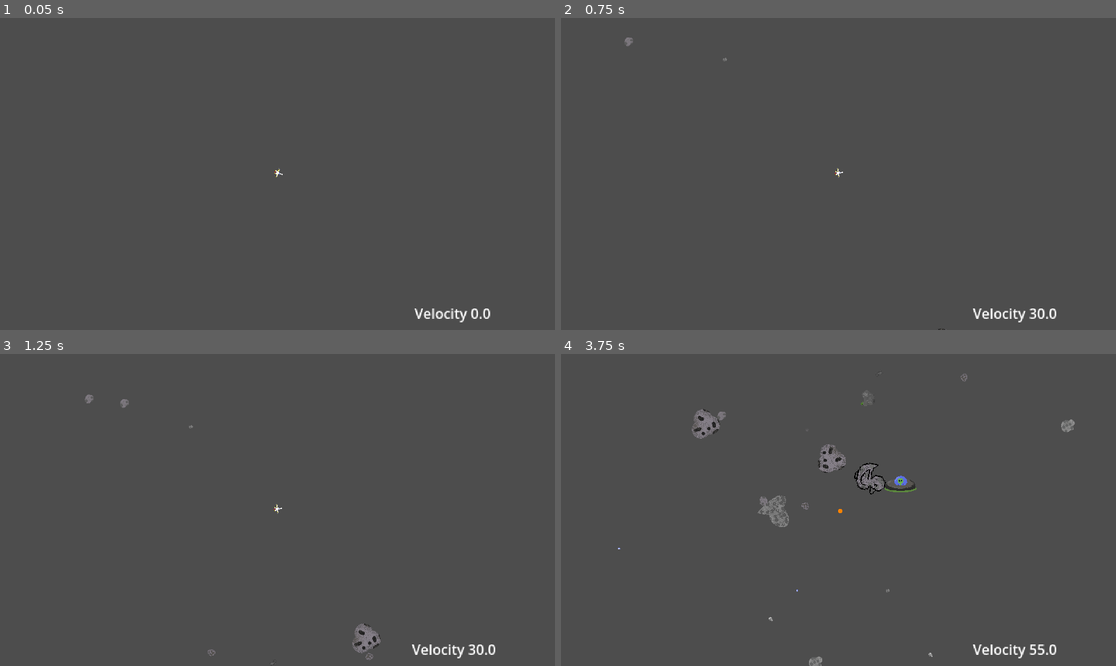
Above: before the commit, frames 1-4 (two rows, left to right).
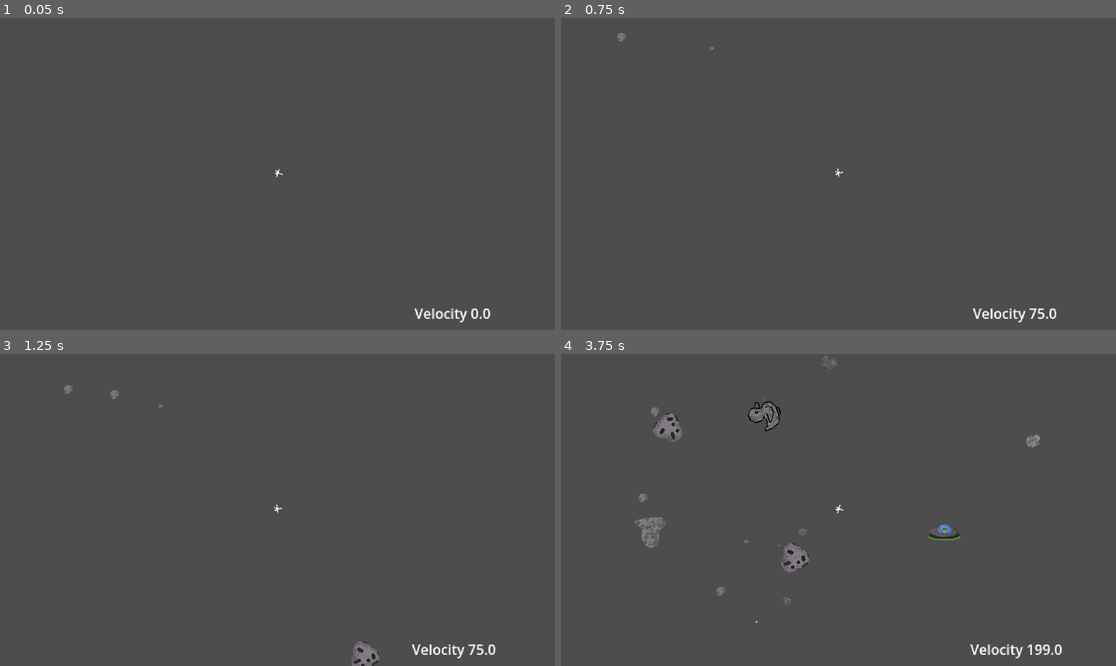
Above: after the commit, the same moments.

Repository: P3dr0-1702/final-reality
Game: Godot game, scene res://scenes/space.tscn
The game is run twice, just before and just after one commit, with the same random seed, the same clock (stepped at 60 frames per second) and the same inputs.
Inputs (mouse positions are in pixels of both pictures, inside the frame that each line leads up to):
- Up to frame 1 (0.05 s): no input
- Up to frame 2 (0.75 s): move the mouse to (960, 158) at 0.52 s; click (960, 158) at 0.6 s
- Up to frame 3 (1.25 s): no input
- Up to frame 4 (3.75 s): move the mouse to (727, 525) at 1.27 s; tap Space (shoot) at 1.35, 2.85 s; move the mouse to (894, 441) at 2.02 s; click (894, 441) at 2.1 s; move the mouse to (810, 572) at 2.77 s; move the mouse to (1005, 556) at 3.52 s; click (1005, 556) at 3.6 s

Frame 1 is identical in both runs. In frame 2, 0.1% of the frame differs, in the area x 10-88%, y 4-100%; in frame 3, 0.6%; in frame 4, 3.1%, in the area x 10-93%, y 0-100%.

Commit message:
enemy spawn

Diff:
--- a/scenes/space.tscn
+++ b/scenes/space.tscn
@@ -1,12 +1,12 @@
-[gd_scene load_steps=6 format=3 uid="uid://djuek6kech5fc"]
+[gd_scene load_steps=7 format=3 uid="uid://djuek6kech5fc"]
+
 [ext_resource type="Script" uid="uid://42hnlyi8x3yt" path="res://scripts/level1.gd" id="1_dtwn4"]
 [ext_resource type="PackedScene" uid="uid://d1llk7thvj8al" path="res://scenes/Player.tscn" id="2_dtwn4"]
-[ext_resource type="Script" uid="uid://wkyt0shhnc58" path="res://scripts/ui.gd" id="6_n0118"]
+[ext_resource type="Script" uid="uid://klpjqu4ws73t" path="res://scripts/enemyspawn.gd" id="5_1gvwg"]
+[ext_resource type="Script" path="res://scripts/ui.gd" id="6_n0118"]
 [ext_resource type="AudioStream" uid="uid://dyxcsvl1ho8as" path="res://assets/music/Yippe BIts v3.wav" id="6_ocmas"]
-[ext_resource type="PackedScene" uid="uid://dcs40c4vfwvl8" path="res://scenes/background.tscn" id="7_ocmas"]
 
 [sub_resource type="LabelSettings" id="LabelSettings_gk1qj"]
-font = ExtResource("7_ocmas")
 
 [node name="Space" type="Node2D" node_paths=PackedStringArray("player")]
 script = ExtResource("1_dtwn4")
@@ -24,6 +24,7 @@
 stream = ExtResource("6_ocmas")
 volume_db = 10.0
 autoplay = true
+
 [node name="ui" type="Control" parent="."]
 layout_mode = 3
 anchors_preset = 15
@@ -52,3 +53,6 @@
 text = "🦆🦆🦆🦆"
 label_settings = SubResource("LabelSettings_gk1qj")
 metadata/_edit_use_anchors_ = true
+
+[node name="enemyspawn" type="Node2D" parent="."]
+script = ExtResource("5_1gvwg")
--- a/scripts/enemy.gd
+++ b/scripts/enemy.gd
@@ -1,5 +1,6 @@
 extends CharacterBody2D
 
+@export var enemy_scene: PackedScene
 @onready var timer: Timer = $Timer
 @onready var bullet = preload("res://scenes/Bullet.tscn")
 
@@ -37,6 +38,10 @@
 	var ship_velocity = velocity
 	bullet_spawn.initialize(direction, ship_velocity * 2)
 
+func spawn_enemy(position: Vector2) -> void:
+	var enemy_instance = enemy_scene.instantiate()
+	enemy_instance.position = position
+	get_tree().current_scene.add_child(enemy_instance)
 
 func _on_area_2d_body_entered(body: Node2D) -> void:
 	queue_free()
--- /dev/null
+++ b/scripts/enemyspawn.gd
@@ -0,0 +1 @@
+extends Node2D
--- a/scripts/level1.gd
+++ b/scripts/level1.gd
@@ -5,7 +5,7 @@
 @export var player: Node2D
 @export var target_radius: float = 200
 @export var spawn_min_radius: float = 700
-@export var speed_multiplier: int = 500
+@export var speed_multiplier: int = 250
 @export var speed_range: int = 100
 @export var asteroids = []
 @export var target_asteroids_near_player: int = 100
--- a/scripts/player_move.gd
+++ b/scripts/player_move.gd
@@ -1,6 +1,6 @@
 extends CharacterBody2D
 
-var recoil_strength = 30
+var recoil_strength = 75
 var flag = 1
 @onready var scene = preload("res://scenes/Bullet.tscn")
 @onready var death: Area2D = $death
Not shown, added: scripts/enemyspawn.gd.uid
